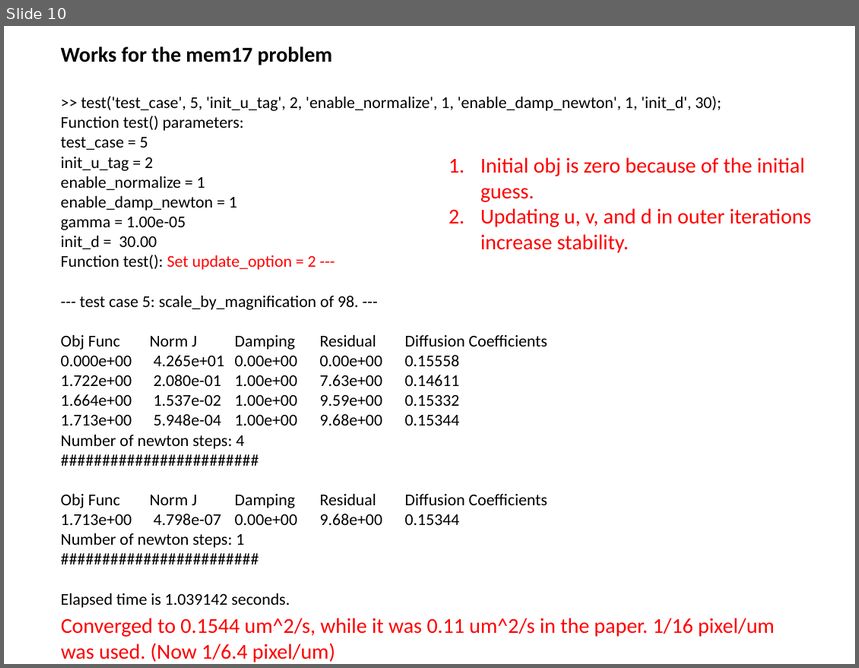
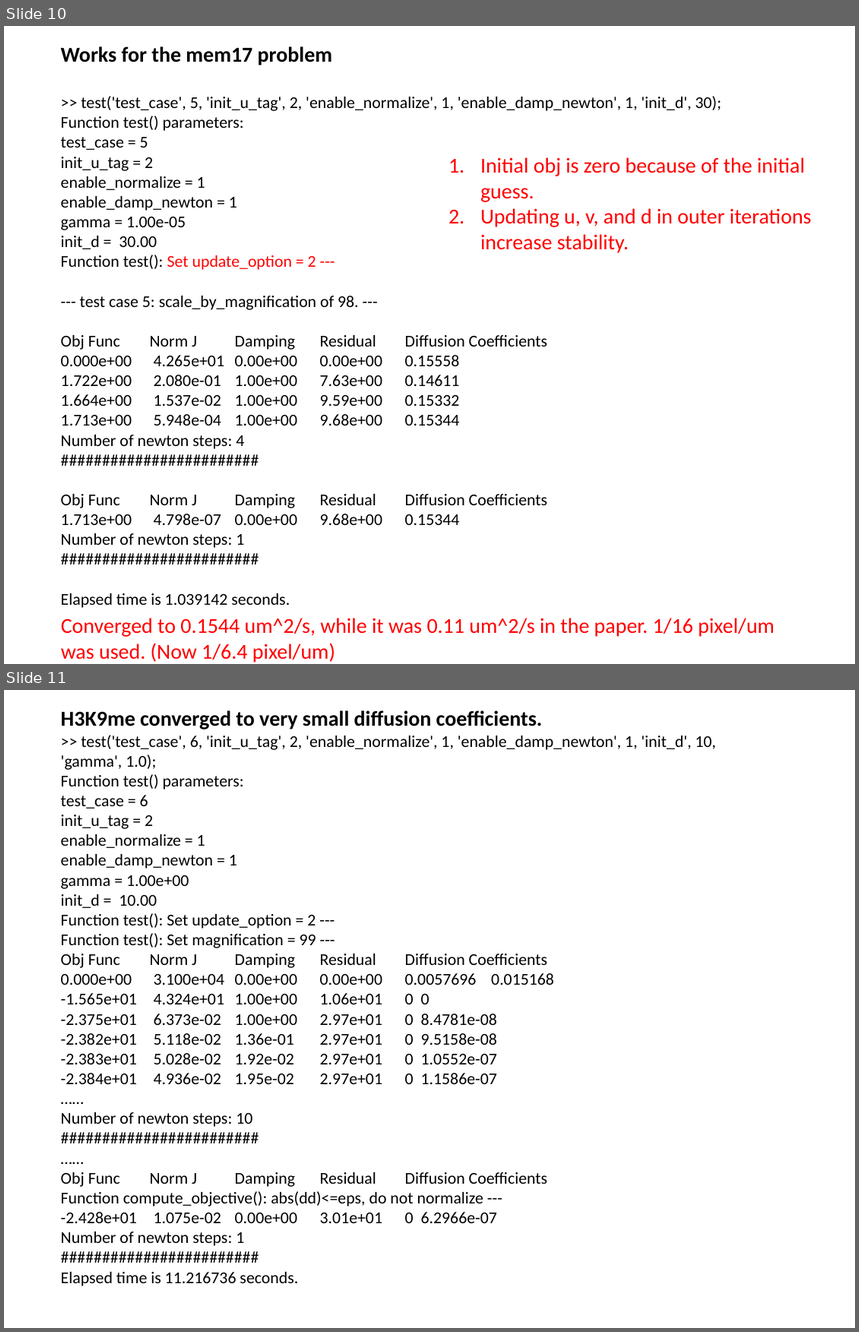
Before and after one commit to lu6007/opt-pde, a slide deck: doc/result_0404_2019.pptx. Shown one above the other, each under a label of ours: slide 10 before the commit, slides 10 and 11 after it. The pictures are 859x668 and 859x1332 pixels, drawn with LibreOffice and Linux fonts; fonts in the diff are those of the drawing. Boxes give left, top, right and bottom in pixels: in the first picture for what was removed or moved away, otherwise in the second. Text is boxed around its words. In the diff, an @@ line names an element or a change of style, - is before the commit and + after.

Commit message:
Mem17 converged, H3K9 case converged to very small diffusion coefficients.

```diff
--- a/doc/result_0404_2019.pptx
+++ b/doc/result_0404_2019.pptx
@@ slide 11 added at (4, 690, 855, 1328), background #FFFFFF @@
@@ text added at (61, 711, 717, 1287), 14 pt, text #000000 @@
+H3K9me converged to very small diffusion coefficients.
+>> test('test_case', 6, 'init_u_tag', 2, 'enable_normalize', 1, 'enable_damp_newton', 1, 'init_d', 10, 'gamma', 1.0);
+Function test() parameters:
+test_case = 6
+init_u_tag = 2
+enable_normalize = 1
+enable_damp_newton = 1
+gamma = 1.00e+00
+init_d = 10.00
+Function test(): Set update_option = 2 ---
+Function test(): Set magnification = 99 ---
+Obj Func Norm J Damping Residual Diffusion Coefficients
+0.000e+00 3.100e+04 0.00e+00 0.00e+00 0.0057696 0.015168
+-1.565e+01 4.324e+01 1.00e+00 1.06e+01 0 0
+-2.375e+01 6.373e-02 1.00e+00 2.97e+01 0 8.4781e-08
+-2.382e+01 5.118e-02 1.36e-01 2.97e+01 0 9.5158e-08
+-2.383e+01 5.028e-02 1.92e-02 2.97e+01 0 1.0552e-07
+-2.384e+01 4.936e-02 1.95e-02 2.97e+01 0 1.1586e-07
+……
+Number of newton steps: 10
+########################
+……
+Obj Func Norm J Damping Residual Diffusion Coefficients
+Function compute_objective(): abs(dd)<=eps, do not normalize ---
+-2.428e+01 1.075e-02 0.00e+00 3.01e+01 0 6.2966e-07
+Number of newton steps: 1
+########################
+Elapsed time is 11.216736 seconds.
```
Also in this commit, not shown: 1 other file.
